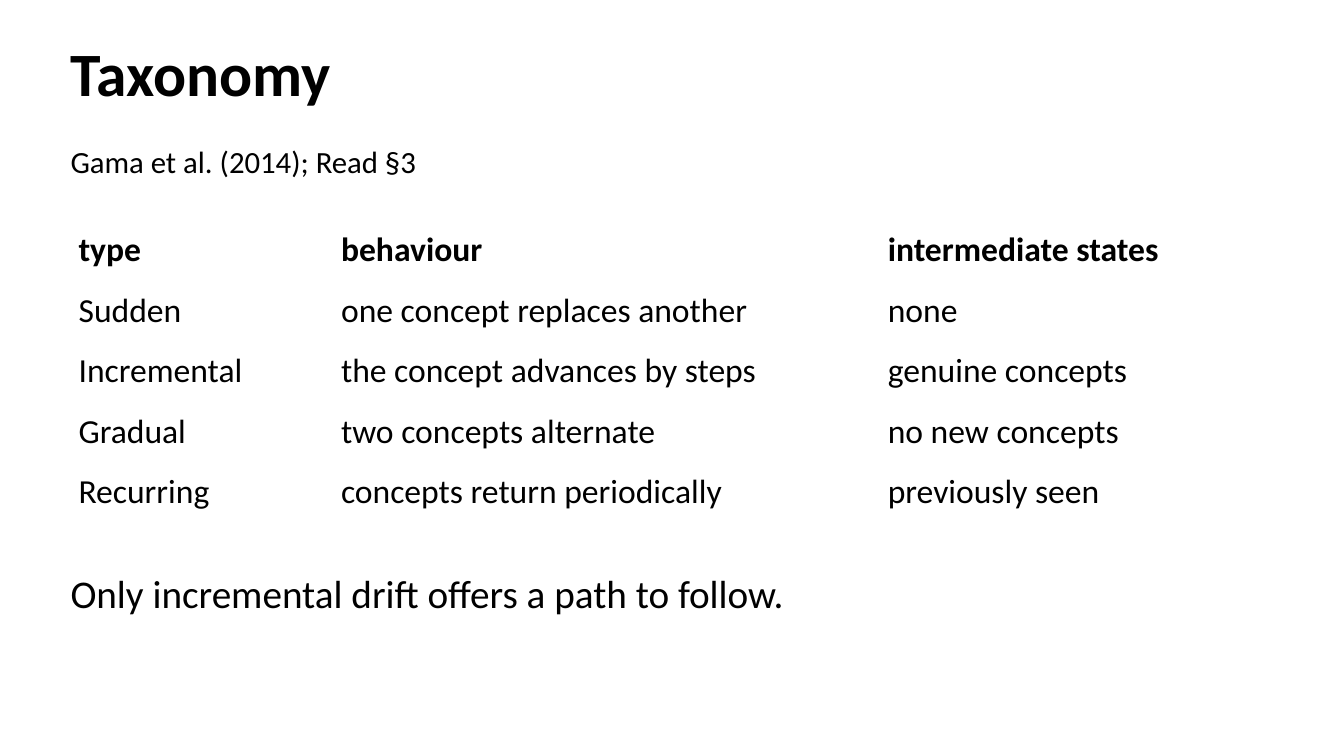
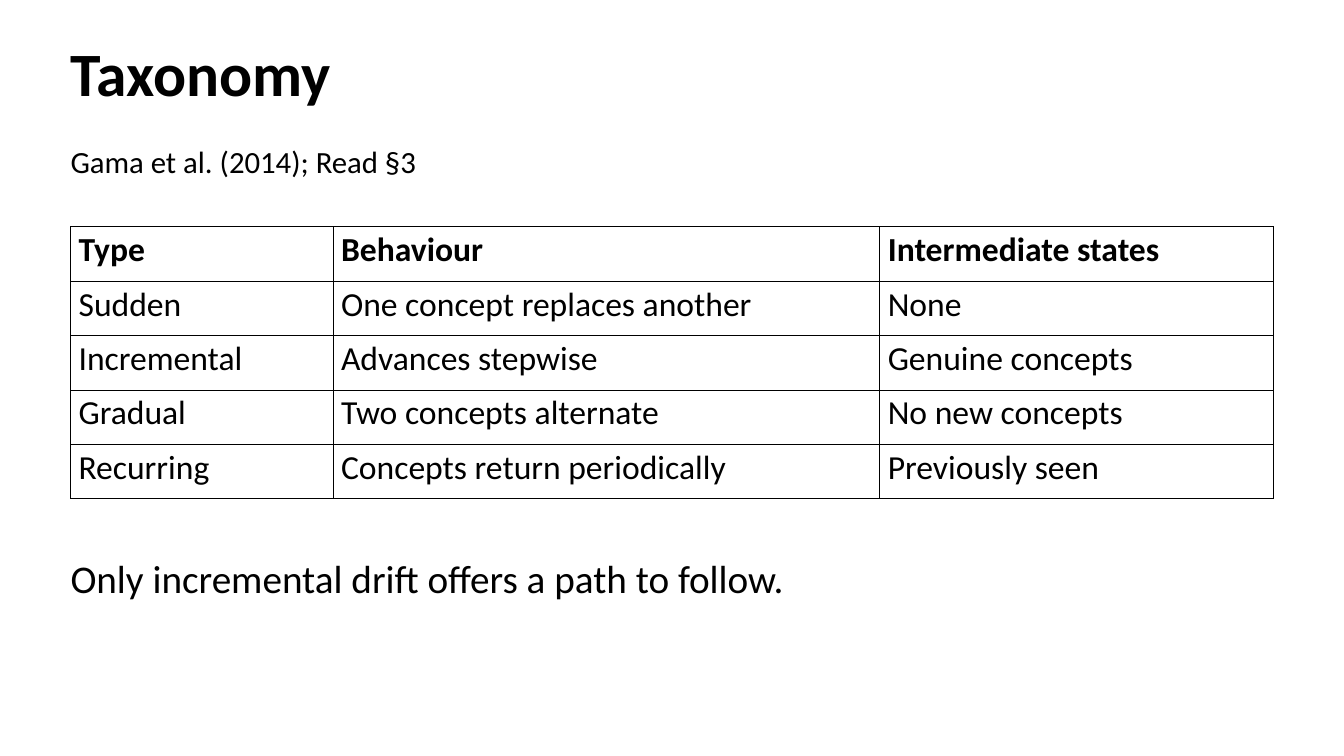
Before and after one commit to phuong0111/time-series-research, a slide deck: slide 5 of data-drift/seminar.pptx. Drawn at 1344x756 pixels with LibreOffice and Linux fonts; fonts in the diff are those of the drawing. Boxes give left, top, right and bottom in pixels: in the first picture for what was removed or moved away, otherwise in the second. Text is boxed around its words. In the diff, an @@ line names an element or a change of style, - is before the commit and + after.

```diff
--- a/data-drift/seminar.pptx
+++ b/data-drift/seminar.pptx
@@ table at (x1=71, y1=227, x2=1273, y2=499) @@
-row 1: type | behaviour | intermediate states
+row 1: Type | Behaviour | Intermediate states
-row 2, column 2: one concept replaces another
+row 2, column 2: One concept replaces another
-row 2, column 3: none
+row 2, column 3: None
-row 3, column 2: the concept advances by steps
+row 3, column 2: Advances stepwise
-row 3, column 3: genuine concepts
+row 3, column 3: Genuine concepts
-row 4, column 2: two concepts alternate
+row 4, column 2: Two concepts alternate
-row 4, column 3: no new concepts
+row 4, column 3: No new concepts
-row 5, column 2: concepts return periodically
+row 5, column 2: Concepts return periodically
-row 5, column 3: previously seen
+row 5, column 3: Previously seen
@@ borders changed @@
@@ text "Only incremental drift offers a ..." moved from (x1=71, y1=580, x2=784, y2=615) to (x1=71, y1=565, x2=784, y2=600) @@
```
Also in this commit, not shown: 15 other slides changed, 1 other file.
